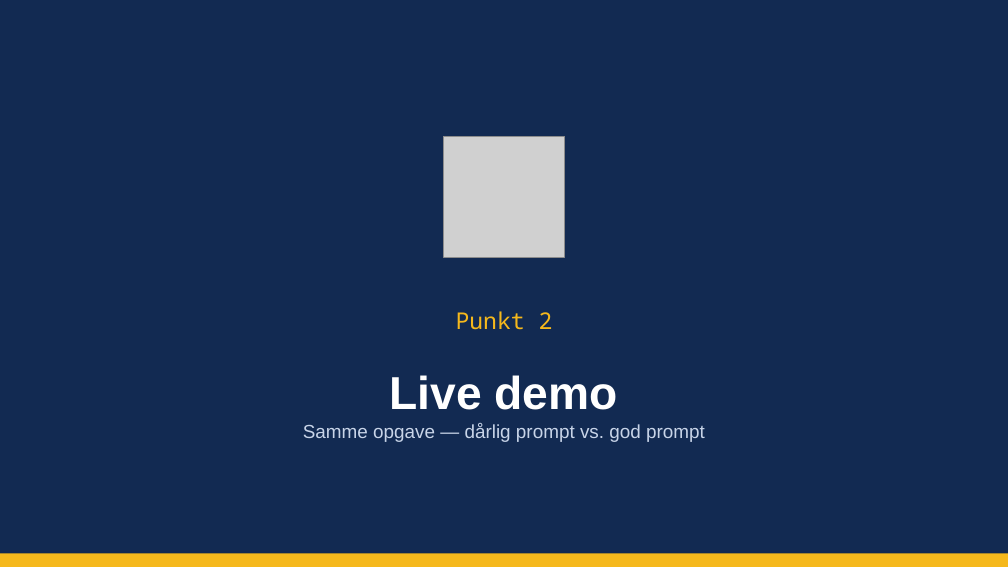
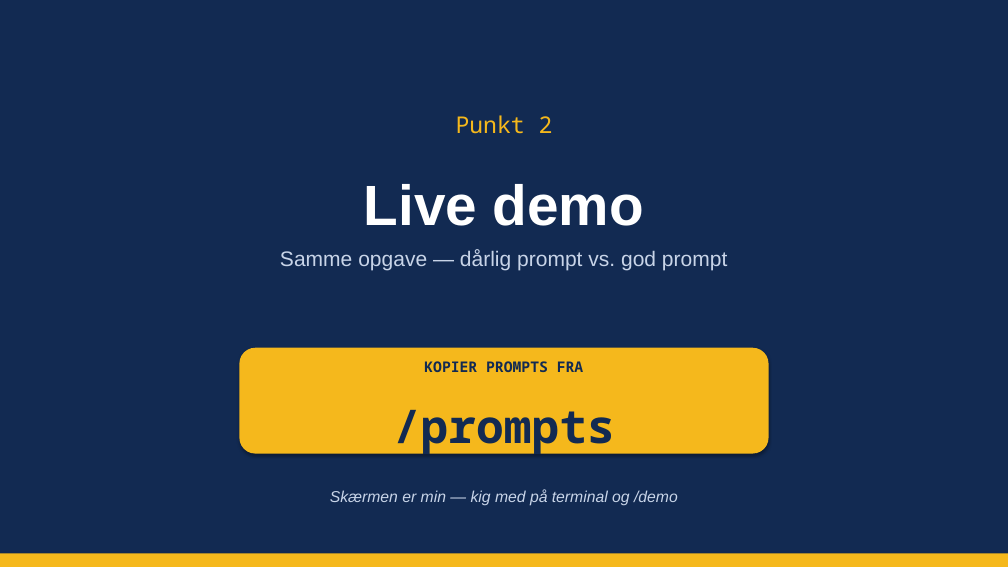
Before and after one commit to MatiasGramkow/EDCxClaudeWorkshop, a slide deck: slide 8 of slides/session1.pptx. Drawn at 1008x567 pixels with LibreOffice and Linux fonts; fonts in the diff are those of the drawing; grey boxes stand for pictures. Boxes give left, top, right and bottom in pixels: in the first picture for what was removed or moved away, otherwise in the second. Text is boxed around its words. In the diff, an @@ line names an element or a change of style, - is before the commit and + after.

```diff
--- a/slides/session1.pptx
+++ b/slides/session1.pptx
@@ text "Punkt 2": place and size @@
-text "Punkt 2" at [456, 311, 553, 330]
+text "Punkt 2" at [456, 115, 553, 134]
@@ picture removed at [444, 136, 565, 257] @@
@@ text "Live demo": place and size @@
-text "Live demo" at [390, 375, 618, 410]
+text "Live demo" at [364, 184, 644, 226]
@@ text "Live demo" at [364, 184, 644, 226]: size 44 to 54 pt @@
@@ text "Samme opgave — dårlig prompt ...": place and size @@
-text "Samme opgave — dårlig prompt ..." at [303, 423, 705, 442]
+text "Samme opgave — dårlig prompt ..." at [280, 250, 727, 271]
@@ text "Samme opgave — dårlig prompt ..." at [280, 250, 727, 271]: size 18 to 20 pt @@
@@ rounded rectangle added at [240, 348, 769, 454], fill #F5B81C @@
@@ text added at [424, 361, 583, 372], 14 pt, text #122A52, bold @@
+KOPIER PROMPTS FRA
@@ text added at [393, 410, 615, 455], 44 pt, text #122A52, bold @@
+/prompts
@@ text added at [330, 489, 678, 506], 15 pt, text #C8D4E8, italic @@
+Skærmen er min — kig med på terminal og /demo
```
Also in this commit, not shown: 3 other slides changed, 3 slides removed, 3 other files.
